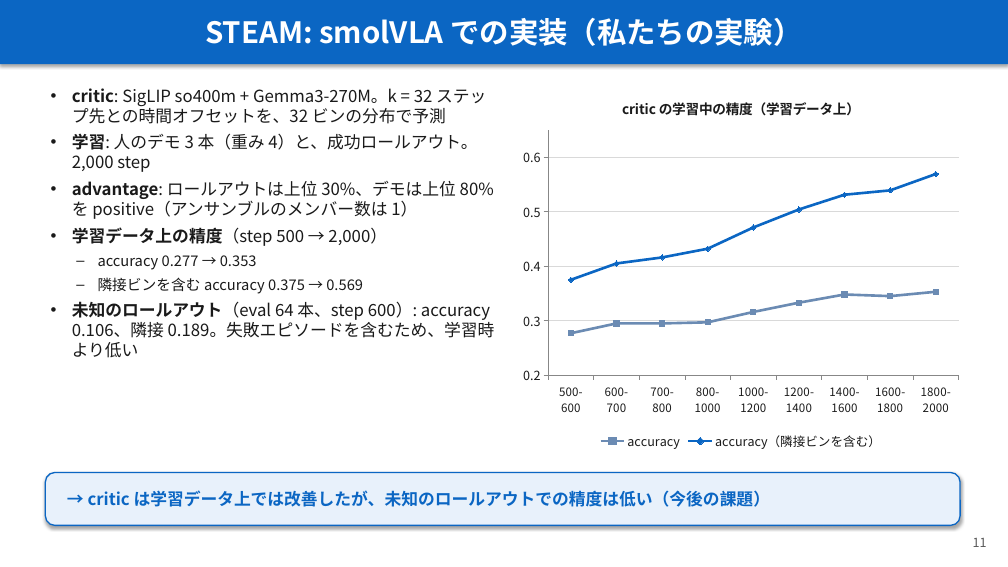
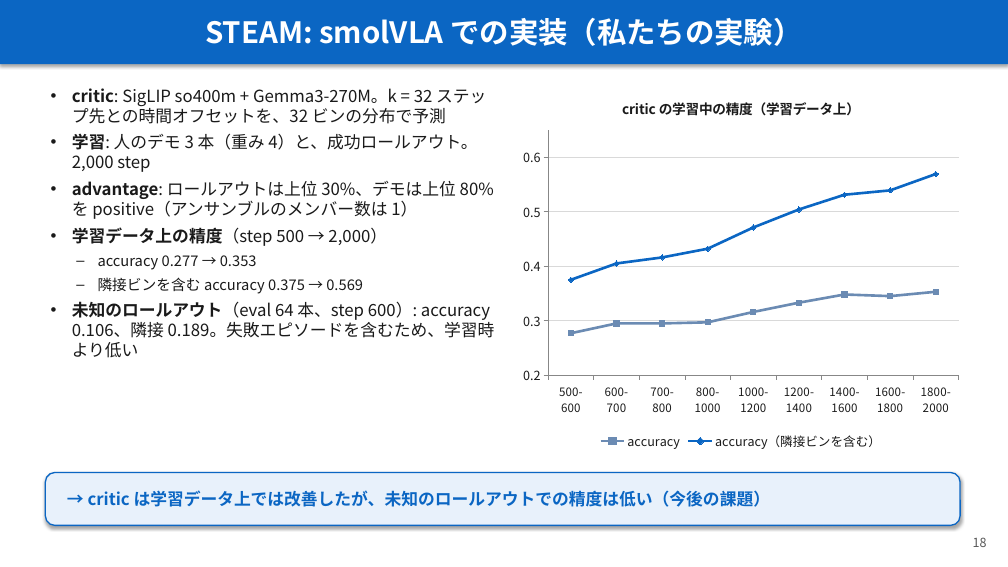
Before and after one commit to Junhand/libero_RL, a slide deck: slide 18 of docs/RECAP_STEAM_RLToken.pptx (slide 11 before the commit). Drawn at 1008x567 pixels with LibreOffice and Linux fonts; fonts in the diff are those of the drawing. Boxes give left, top, right and bottom in pixels: in the first picture for what was removed or moved away, otherwise in the second. Text is boxed around its words. In the diff, an @@ line names an element or a change of style, - is before the commit and + after.

```diff
--- a/docs/RECAP_STEAM_RLToken.pptx
+++ b/docs/RECAP_STEAM_RLToken.pptx
@@ text at [973,537,987,547]: text changed @@
-11
+18
```
Also in this commit, not shown: 11 other slides changed, 10 slides added, 1 slide removed, 1 other file.
